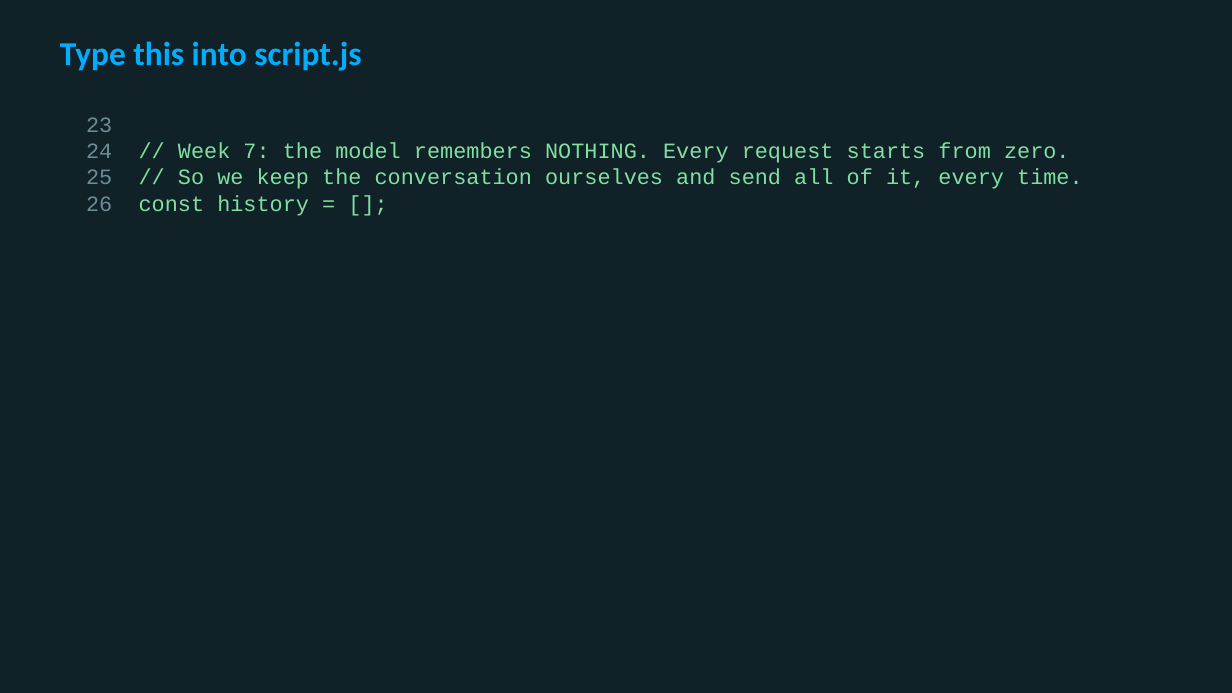
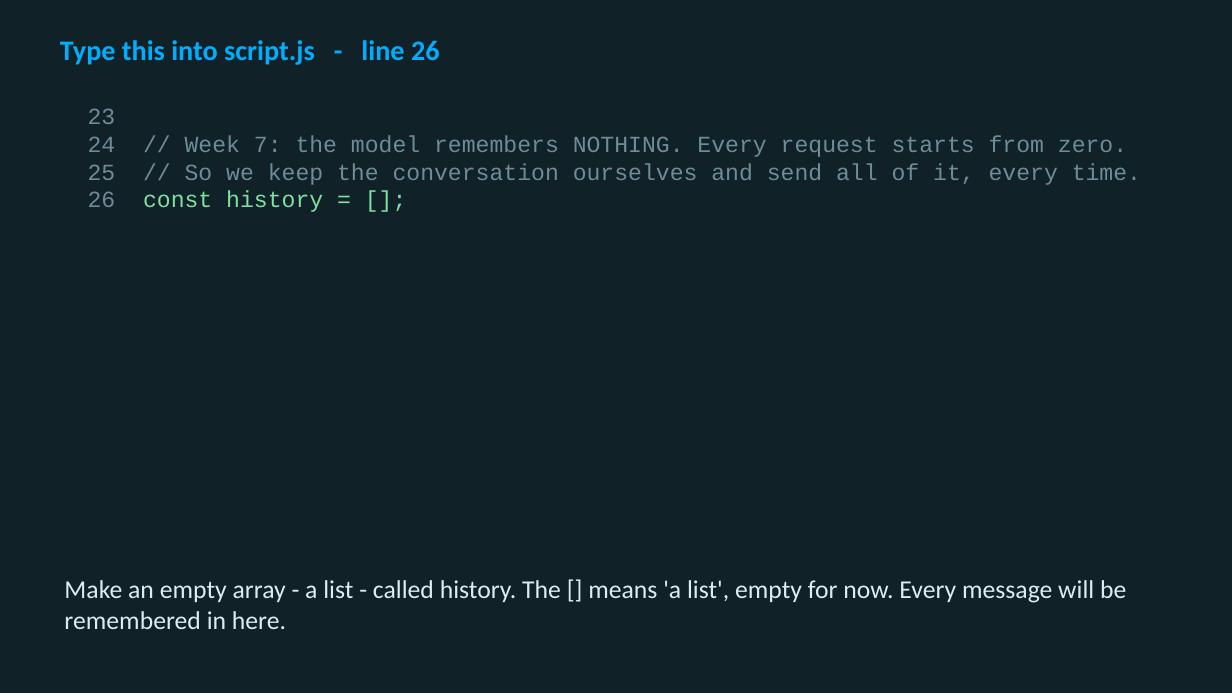
Before and after one commit to utgapps/utgapps.github.io, a slide deck: slide 6 of ai101/slides/week-07.pptx. Drawn at 1232x693 pixels with LibreOffice and Linux fonts; fonts in the diff are those of the drawing. Boxes give left, top, right and bottom in pixels: in the first picture for what was removed or moved away, otherwise in the second. Text is boxed around its words. In the diff, an @@ line names an element or a change of style, - is before the commit and + after.

```diff
--- a/ai101/slides/week-07.pptx
+++ b/ai101/slides/week-07.pptx
@@ text at (60,40,440,65): text changed; size 26 to 22 pt @@
-Type this into script.js
+Type this into script.js - line 26
@@ text "23": place and size @@
-text "23" at (86,117,1083,216)
+text "23" at (88,108,1141,212)
@@ text "23" at (88,108,1141,212): size 17 to 18 pt; text colour #7FE0A0 to #6D8C97 in "// Week 7: the model remembers NOTHING. ...", "// So we keep the conversation ourselves ..." @@
@@ text added at (64,580,1126,629), 20 pt, text #DCECEF @@
+Make an empty array - a list - called history. The [] means 'a list', empty for now. Every message will be remembered in here.
```
Also in this commit, not shown: 7 other slides changed, 70 slides added, 3 slides removed, 19 other files.
